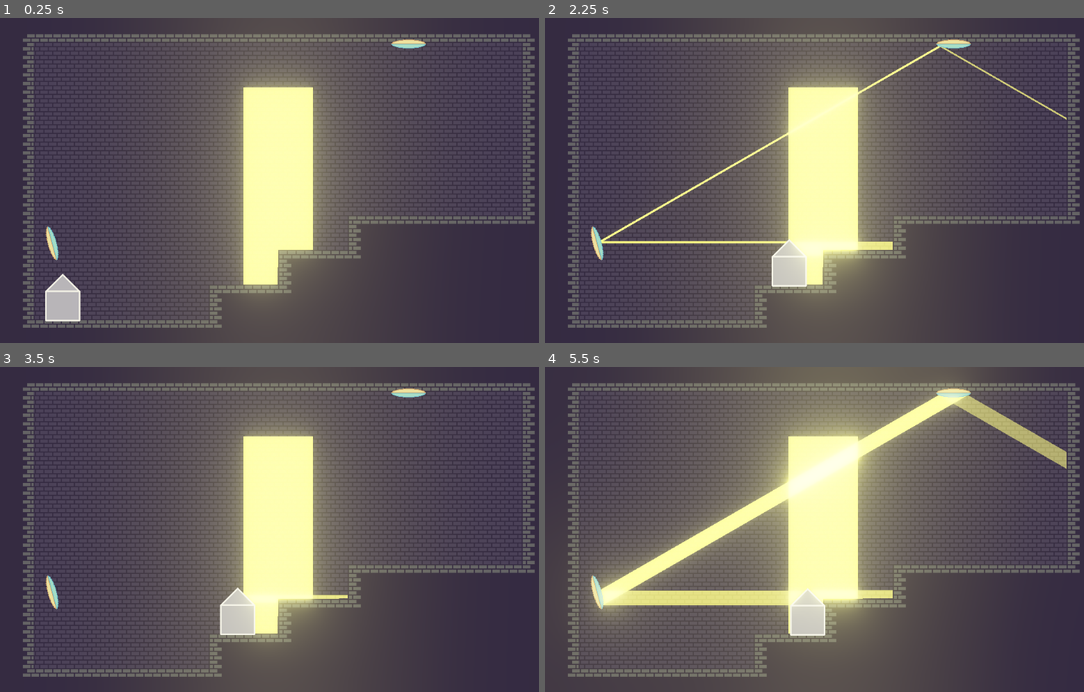
Above: before the commit, frames 1-4 (two rows, left to right).
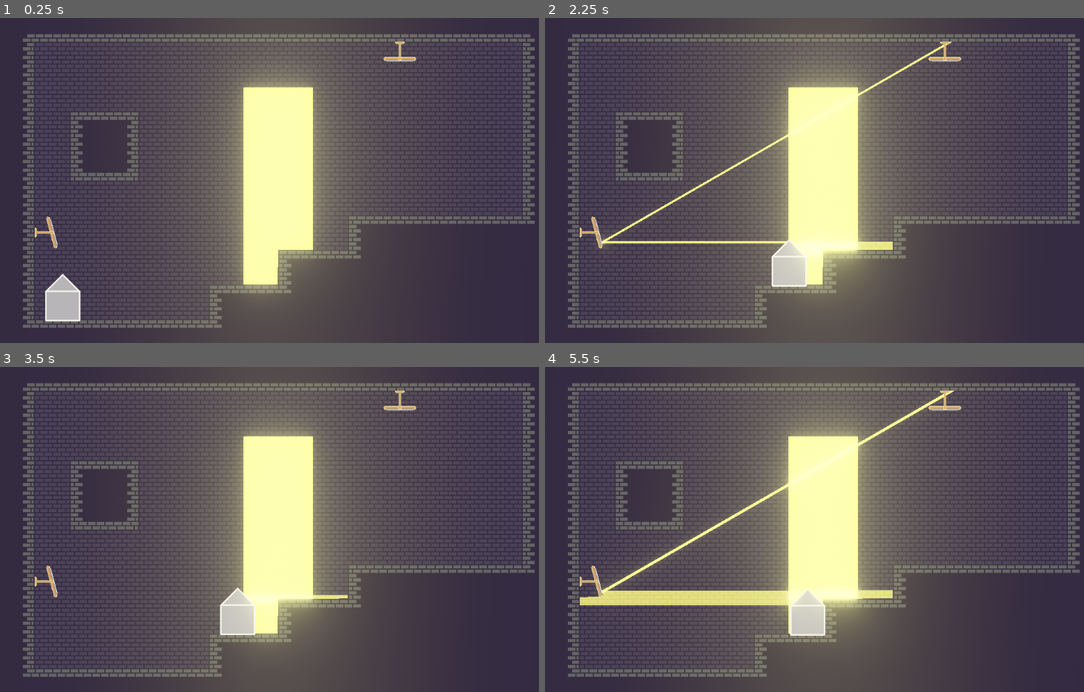
Above: after the commit, the same moments.

Repository: marc-jones/game-off-2022
Game: Godot game, scene res://nodes/PlayState.tscn
The game is run twice, just before and just after one commit, with the same random seed, the same clock (stepped at 60 frames per second) and the same inputs.
Inputs:
- Up to frame 1 (0.25 s): no input
- Up to frame 2 (2.25 s): tap Enter at 0.5 s; hold Right (move_right) 0.53-2.03 s; tap Space (jump) at 0.77, 1.52 s; hold Left (move_left) from 2.03 s (still down)
- Up to frame 3 (3.5 s): release Left (move_left) at 2.78 s; hold Right (move_right) from 2.78 s (still down); tap Space (jump) at 3.02 s
- Up to frame 4 (5.5 s): tap Space (jump) at 3.77, 4.52 s; release Right (move_right) at 4.28 s; hold Left (move_left) 4.28-5.03 s; hold Right (move_right) from 5.03 s (still down)

The runs differ from the first frame. In frame 1, 1.2% of the frame differs, in the area x 6-80%, y 6-75%; in frame 2, 2.0%; in frame 3, 1.2%; in frame 4, 15%, in the area x 4-97%, y 0-87%.

Commit message:
New mirror art

Diff:
--- a/nodes/Mirror.tscn
+++ b/nodes/Mirror.tscn
@@ -4,7 +4,7 @@
 [ext_resource path="res://scripts/Mirror.gd" type="Script" id=2]
 
 [sub_resource type="RectangleShape2D" id=4]
-extents = Vector2( 4, 28 )
+extents = Vector2( 4, 24 )
 
 [sub_resource type="RectangleShape2D" id=5]
 extents = Vector2( 4, 2 )
@@ -27,7 +27,7 @@
 collision_mask = 2
 
 [node name="CollisionShape2D" type="CollisionShape2D" parent="Top"]
-position = Vector2( 0, -32 )
+position = Vector2( 0, -26 )
 shape = SubResource( 5 )
 
 [node name="Bottom" type="StaticBody2D" parent="."]
@@ -35,5 +35,5 @@
 collision_mask = 2
 
 [node name="CollisionShape2D" type="CollisionShape2D" parent="Bottom"]
-position = Vector2( 0, 32 )
+position = Vector2( 0, 26 )
 shape = SubResource( 5 )
--- a/nodes/PlayState.tscn
+++ b/nodes/PlayState.tscn
@@ -6,6 +6,7 @@
 [ext_resource path="res://assets/tiles/tileset.png" type="Texture" id=4]
 [ext_resource path="res://assets/tiles/brick.png" type="Texture" id=5]
 [ext_resource path="res://nodes/Mirror.tscn" type="PackedScene" id=6]
+[ext_resource path="res://assets/mirror_holder.png" type="Texture" id=7]
 
 [sub_resource type="ConvexPolygonShape2D" id=3]
 points = PoolVector2Array( 0, 0, 64, 0, 64, 64, 0, 64 )
@@ -240,14 +241,30 @@
 glow_bicubic_upscale = true
 adjustment_brightness = 3.02
 
+[sub_resource type="TileSet" id=23]
+0/name = "mirror_holder.png 0"
+0/texture = ExtResource( 7 )
+0/tex_offset = Vector2( 0, 0 )
+0/modulate = Color( 1, 1, 1, 1 )
+0/region = Rect2( 0, 0, 64, 64 )
+0/tile_mode = 0
+0/occluder_offset = Vector2( 0, 0 )
+0/navigation_offset = Vector2( 0, 0 )
+0/shape_offset = Vector2( 0, 0 )
+0/shape_transform = Transform2D( 1, 0, 0, 1, 0, 0 )
+0/shape_one_way = false
+0/shape_one_way_margin = 0.0
+0/shapes = [  ]
+0/z_index = 0
+
 [node name="PlayState" type="Node2D"]
 
-[node name="TileMap" type="TileMap" parent="."]
+[node name="BackgroundTileMap" type="TileMap" parent="."]
 position = Vector2( 0, -20 )
 tile_set = SubResource( 1 )
 show_collision = true
 format = 1
-tile_data = PoolIntArray( -1, 2, 1, -65536, 2, 2, -65535, 2, …(1011 unchanged characters)… 196608, 2, 65539, 196609, 0, 0, 196610, 0, 0, 196611, 0, 0, 196612, 0, 0, 196613, 0, 0, 196614, 0, 0, 196615, 0, 0, 196616, 0, 0, 196617, 0, 0, 196618, 0, 0, 196619, 0, 0, 196620, 0, 0, 196621, 0, 0, 196622, 0, 0, 196623, 2, 65537, 196624, 2, 65539, 327679, 2, 65537, 262144, 2, 65539, 262145, 0, 0, 262146, 0, 0, 262147, 0, 0, 262148, 0, 0, 262149, 0, 0, 262150, 0, …(1903 unchanged characters)…
+tile_data = PoolIntArray( -1, 2, 1, -65536, 2, 2, -65535, 2, …(1011 unchanged characters)… 196608, 2, 65539, 196609, 0, 0, 196610, 2, 1, 196611, 2, 3, 196612, 0, 0, 196613, 0, 0, 196614, 0, 0, 196615, 0, 0, 196616, 0, 0, 196617, 0, 0, 196618, 0, 0, 196619, 0, 0, 196620, 0, 0, 196621, 0, 0, 196622, 0, 0, 196623, 2, 65537, 196624, 2, 65539, 327679, 2, 65537, 262144, 2, 65539, 262145, 0, 0, 262146, 2, 131073, 262147, 2, 131075, 262148, 0, 0, 262149, 0, 0, 262150, 0, …(1903 unchanged characters)…
 
 [node name="LightManager" type="Node2D" parent="."]
 modulate = Color( 1.3, 1.3, 1, 1 )
@@ -276,9 +293,15 @@
 environment = SubResource( 2 )
 
 [node name="Mirror" parent="." instance=ExtResource( 6 )]
-position = Vector2( 752, 48 )
+position = Vector2( 736, 76 )
 rotation = -1.57079
 
 [node name="Mirror2" parent="." instance=ExtResource( 6 )]
-position = Vector2( 96, 416 )
+position = Vector2( 96, 396 )
 rotation = 2.87979
+
+[node name="ForegroundTileMap" type="TileMap" parent="."]
+position = Vector2( 0, -20 )
+tile_set = SubResource( 23 )
+format = 1
+tile_data = PoolIntArray( 65547, 1610612736, 0, 393217, -1610612736, 0 )
Binary file changed: assets/mirror.png
Binary file added: assets/mirror_holder.png
Not shown, added: assets/mirror_holder.png.import
Not shown: 1 places in nodes/PlayState.tscn that only renumber resources
